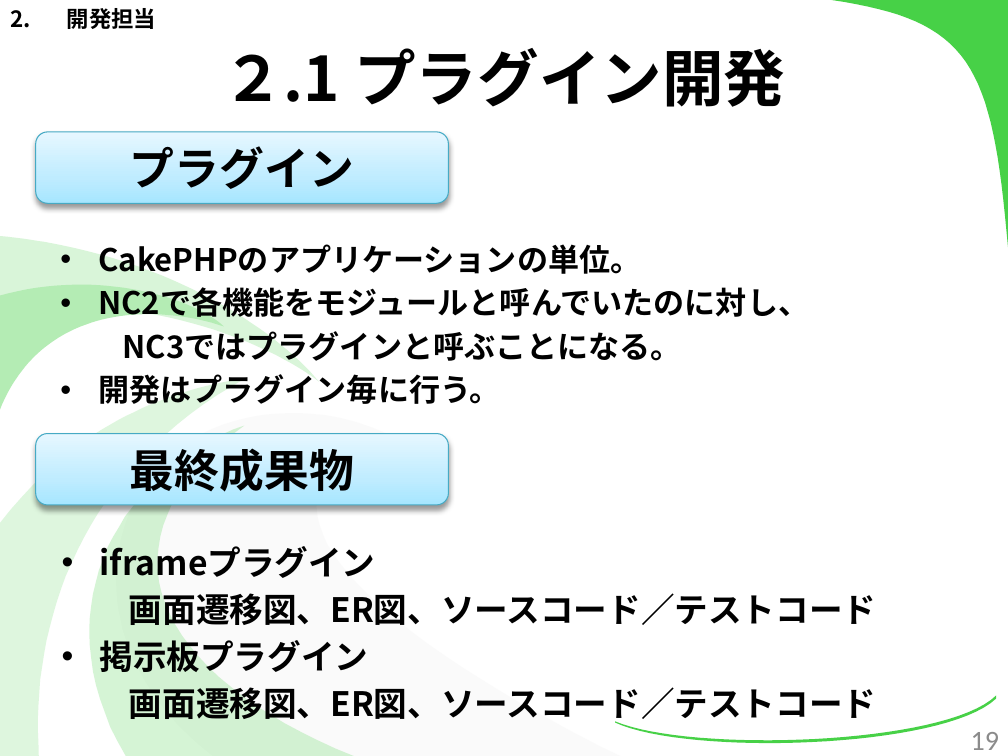
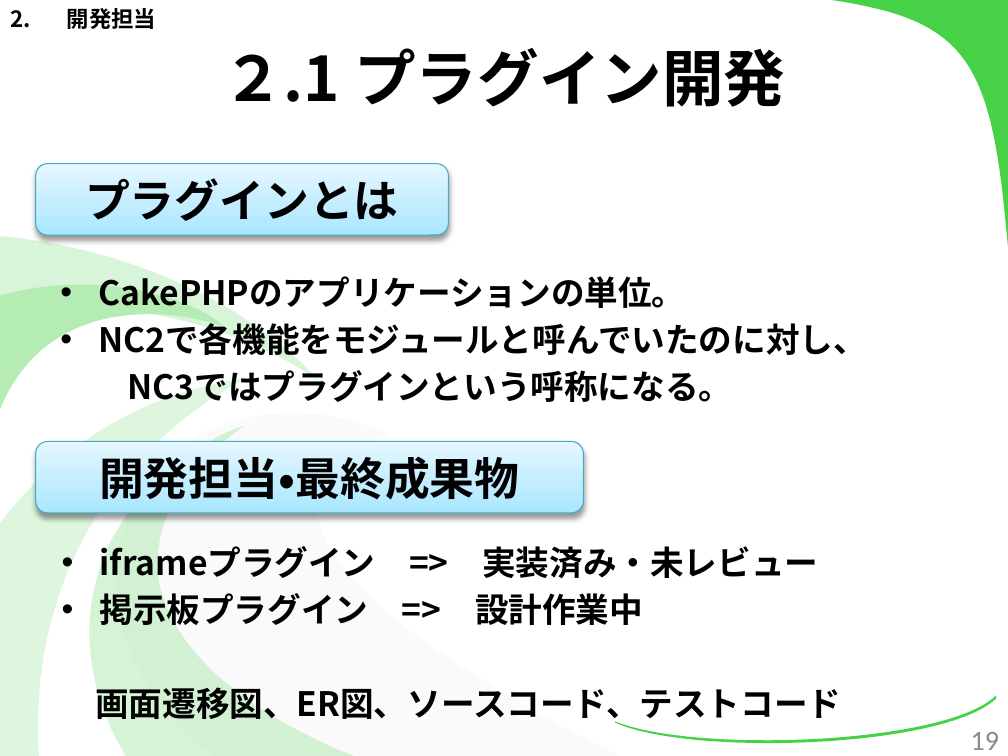
Before and after one commit to kotaro0717/Report-Management, a slide deck: slide 19 of PowerPoint/report_hokada.pptx. Drawn at 1008x756 pixels with LibreOffice and Linux fonts; fonts in the diff are those of the drawing. Boxes give left, top, right and bottom in pixels: in the first picture for what was removed or moved away, otherwise in the second. Text is boxed around its words. In the diff, an @@ line names an element or a change of style, - is before the commit and + after.

```diff
--- a/PowerPoint/report_hokada.pptx
+++ b/PowerPoint/report_hokada.pptx
@@ rounded rectangle "プラグインとは" moved from (x1=35, y1=132, x2=448, y2=204) to (x1=35, y1=163, x2=448, y2=235) @@
@@ text in rounded rectangle at (x1=85, y1=178, x2=399, y2=221): text changed @@
-プラグイン
+プラグインとは
@@ text "CakePHPのアプリケーションの単位。" moved from (x1=98, y1=244, x2=809, y2=404) to (x1=98, y1=276, x2=867, y2=402) @@
@@ text at (x1=98, y1=276, x2=867, y2=355): size 22.2 to 24 pt in "CakePHPのアプリケーションの単位。", "NC2で各機能をモジュールと呼んでいたのに対し、" @@
@@ text at (x1=128, y1=370, x2=733, y2=402): text changed; size 22.2 to 24 pt @@
-NC3ではプラグインと呼ぶことになる。
-• 開発はプラグイン毎に行う。
+NC3ではプラグインという呼称になる。
@@ rounded rectangle "開発担当・最終成果物" resized from (x1=35, y1=433, x2=448, y2=505) to (x1=35, y1=442, x2=583, y2=513) @@
@@ text in rounded rectangle at (x1=99, y1=449, x2=519, y2=500): text changed @@
-最終成果物
+開発担当・最終成果物
@@ text at (x1=95, y1=546, x2=841, y2=725): text changed @@
-• iframeプラグイン
-画面遷移図、ER図、ソースコード／テストコード
-• 掲示板プラグイン
-画面遷移図、ER図、ソースコード／テストコード
+• iframeプラグイン => 実装済み・未レビュー
+• 掲示板プラグイン => 設計作業中
+画面遷移図、ER図、ソースコード、テストコード
```
Also in this commit, not shown: 24 other slides changed, 4 slides added.
